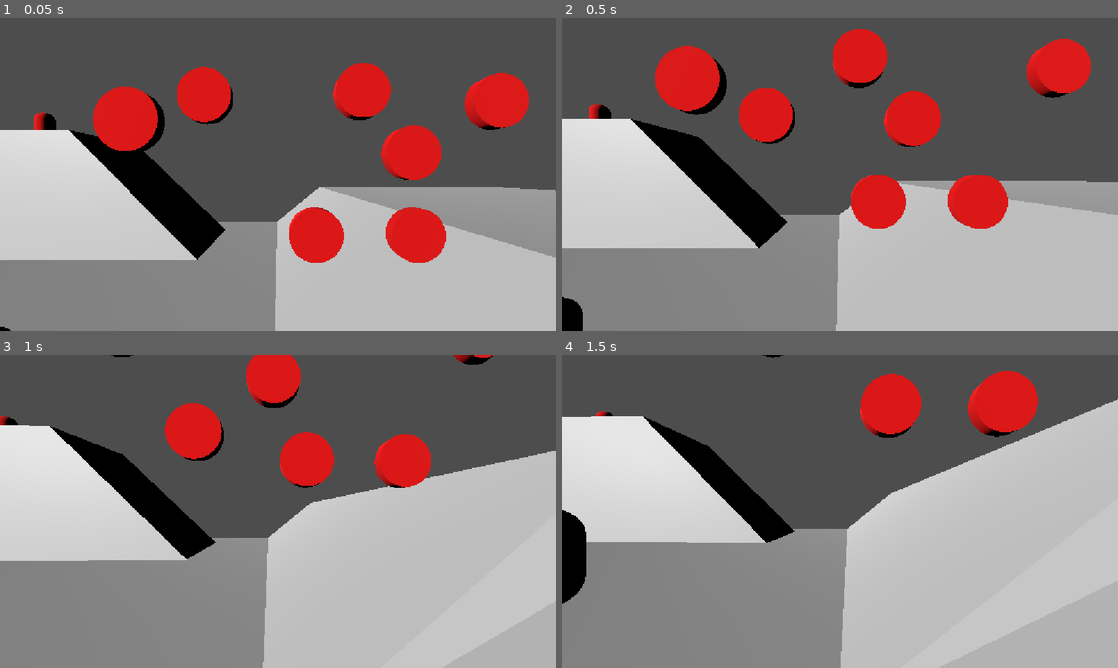
Above: before the commit, frames 1-4 (two rows, left to right).
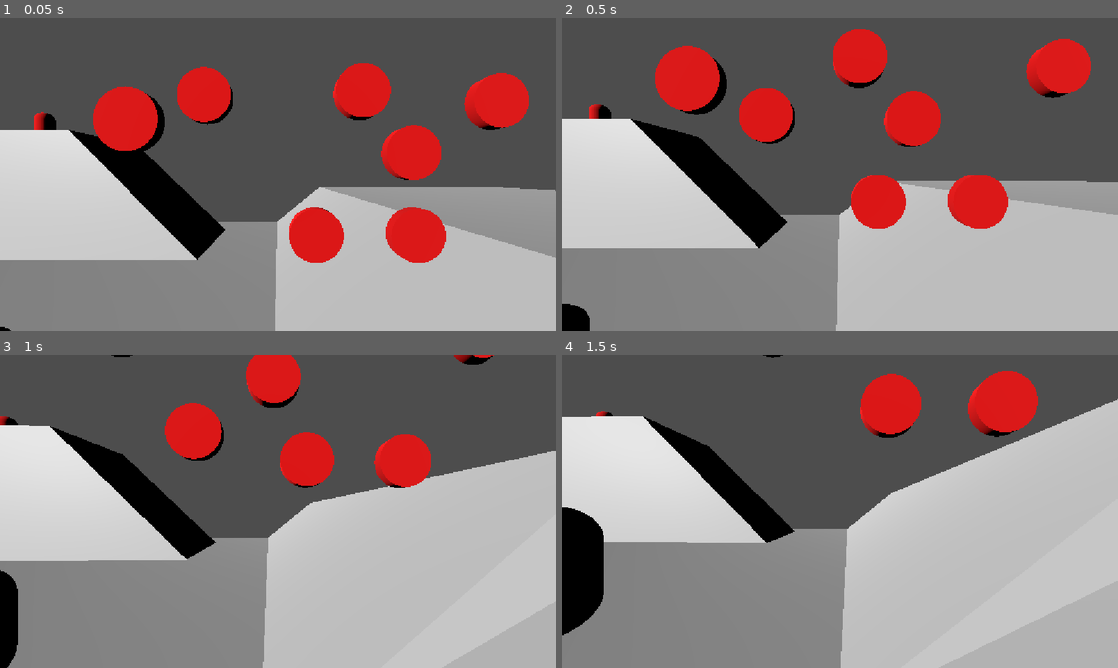
Above: after the commit, the same moments.

Repository: flowerFawn/unnamed-narrative-fps
Game: Godot game, scene res://prototyping/prototype world.tscn
The game is run twice, just before and just after one commit, with the same random seed, the same clock (stepped at 60 frames per second) and the same inputs.
Inputs (mouse positions are in pixels of both pictures, inside the frame that each line leads up to):
- Up to frame 1 (0.05 s): no input
- Up to frame 2 (0.5 s): no input
- Up to frame 3 (1 s): move the mouse to (305, 511) at 0.52 s; press the mouse at (305, 511) at 0.53 s; hold W (Move Forward) from 0.53 s (still down); tap Space (Jump) at 0.77 s
- Up to frame 4 (1.5 s): keep holding W (Move Forward); move the mouse to (812, 511) at 1.27 s; release the mouse at (812, 511) at 1.28 s; tap Shift (Sprint) at 1.35 s

Frame 1 is identical in both runs. In frame 2, 0.1% of the frame differs, in the area x 0-5%, y 89-100%; in frame 3, 0.9%; in frame 4, 1.5%, in the area x 0-8%, y 48-90%.

Commit message:
Static enemy information contained in new resource
enemy type resource holds weapon and strategy use

Diff:
--- /dev/null
+++ b/enemies/enemy types/Auto Rifle Enemy.tres
@@ -0,0 +1,10 @@
+[gd_resource type="Resource" script_class="EnemyType" format=3 uid="uid://bgkyfeuow27t4"]
+
+[ext_resource type="Script" uid="uid://d2rqnjgk20ffv" path="res://enemies/enemy_type.gd" id="1_hh0ld"]
+[ext_resource type="Resource" uid="uid://d1a18glwpd3sp" path="res://weapons/resources/Auto Rifle.tres" id="2_n52j0"]
+
+[resource]
+script = ExtResource("1_hh0ld")
+weapon_type = ExtResource("2_n52j0")
+strategy_use = 3
+metadata/_custom_type_script = "uid://d2rqnjgk20ffv"
--- /dev/null
+++ b/enemies/enemy types/Pistol Enemy.tres
@@ -0,0 +1,9 @@
+[gd_resource type="Resource" script_class="EnemyType" format=3 uid="uid://b2jbp06lix7w6"]
+
+[ext_resource type="Script" uid="uid://d2rqnjgk20ffv" path="res://enemies/enemy_type.gd" id="1_a8yky"]
+[ext_resource type="Resource" uid="uid://4jr44hepu3pe" path="res://weapons/resources/Pistol.tres" id="2_sd5wk"]
+
+[resource]
+script = ExtResource("1_a8yky")
+weapon_type = ExtResource("2_sd5wk")
+metadata/_custom_type_script = "uid://d2rqnjgk20ffv"
--- /dev/null
+++ b/enemies/enemy types/Sniper Enemy.tres
@@ -0,0 +1,10 @@
+[gd_resource type="Resource" script_class="EnemyType" format=3 uid="uid://cliepflhmm776"]
+
+[ext_resource type="Script" uid="uid://d2rqnjgk20ffv" path="res://enemies/enemy_type.gd" id="1_a1yf8"]
+[ext_resource type="Resource" uid="uid://dfvb1oqrqcqxy" path="res://weapons/resources/Sniper.tres" id="2_ysye2"]
+
+[resource]
+script = ExtResource("1_a1yf8")
+weapon_type = ExtResource("2_ysye2")
+strategy_use = 4
+metadata/_custom_type_script = "uid://d2rqnjgk20ffv"
--- a/enemies/enemy.gd
+++ b/enemies/enemy.gd
@@ -24,14 +24,24 @@
 	AIRTIME,
 }
 
-
+enum StrategyUse {
+	NONE,
+	START,
+	FALLBACK,
+	BOTH,
+	FULL,
+}
+
+##Enemy type of this enemy
+@export var enemy_type:EnemyType
+
+@export_category("technical")
 ##The group of strategy points this enemy should use. Strategy points are
 ##marked points in a level which are valuable for a purpose marked in them
 ##such as cover or shooting positions. This group can be queried for information
 ##about these strategy points
 @export var strategy_points:StrategyPointGroup
-##The weapon type that this enemy uses
-@export var weapon_type:WeaponInfo
+
 
 @export_group("base")
 ##Pathfinding agent node used for this enemies pathfinding. Should always
@@ -99,7 +109,7 @@
 	setup()
 
 func setup() -> void:
-	weapon = weapon_type.create_instance()
+	weapon = enemy_type.weapon_type.create_instance()
 	desired_shooting_distance_squared = weapon.weapon_info.desired_shooting_distance ** 2
 	maximum_comfortable_distance_squared = weapon.weapon_info.maximum_comfortable_shooting_distance ** 2
 	minimum_comfortable_distance_squared = weapon.weapon_info.minimum_comfortable_shooting_distance ** 2
--- /dev/null
+++ b/enemies/enemy_type.gd
@@ -0,0 +1,7 @@
+extends Resource
+class_name EnemyType
+
+##The weapon type that this enemy uses
+@export var weapon_type:WeaponInfo
+##Type of strategy this enemy uses
+@export var strategy_use:Enemy.StrategyUse
--- a/prototyping/prototype world.tscn
+++ b/prototyping/prototype world.tscn
@@ -5,11 +5,11 @@
 [ext_resource type="PackedScene" uid="uid://diprkmfyksj10" path="res://prototyping/target.tscn" id="2_3avtf"]
 [ext_resource type="PackedScene" uid="uid://bets5diqo2jft" path="res://prototyping/placeholder arena 2.glb" id="2_8y3gp"]
 [ext_resource type="PackedScene" uid="uid://cxkbqcnn3cje0" path="res://enemies/enemy.tscn" id="4_8e06d"]
-[ext_resource type="Resource" uid="uid://4jr44hepu3pe" path="res://weapons/resources/Pistol.tres" id="6_c7o8b"]
+[ext_resource type="Resource" uid="uid://bgkyfeuow27t4" path="res://enemies/enemy types/Auto Rifle Enemy.tres" id="6_i723x"]
 [ext_resource type="Script" uid="uid://cfbv5j06c4l4j" path="res://world/strategy_point_group.gd" id="6_vpdsa"]
 [ext_resource type="Script" uid="uid://cybksx0q1t5jg" path="res://world/strategy_point.gd" id="7_8y3gp"]
-[ext_resource type="Resource" uid="uid://d1a18glwpd3sp" path="res://weapons/resources/Auto Rifle.tres" id="7_i723x"]
-[ext_resource type="Resource" uid="uid://dfvb1oqrqcqxy" path="res://weapons/resources/Sniper.tres" id="8_i723x"]
+[ext_resource type="Resource" uid="uid://b2jbp06lix7w6" path="res://enemies/enemy types/Pistol Enemy.tres" id="7_m83a0"]
+[ext_resource type="Resource" uid="uid://cliepflhmm776" path="res://enemies/enemy types/Sniper Enemy.tres" id="8_sm2w2"]
 
 [sub_resource type="Animation" id="Animation_3avtf"]
 length = 0.001
@@ -158,38 +158,44 @@
 
 [node name="Enemy" parent="." unique_id=680560556 node_paths=PackedStringArray("strategy_points", "level") instance=ExtResource("4_8e06d")]
 transform = Transform3D(1, 0, 0, 0, 1, 0, 0, 0, 1, 8.391113, 0.64182127, 2.2926025)
-strategy_points = NodePath("../Node3D")
-weapon_type = ExtResource("6_c7o8b")
+enemy_type = ExtResource("6_i723x")
+strategy_points = NodePath("../Node3D")
 level = NodePath("..")
 
 [node name="Enemy2" parent="." unique_id=139700930 node_paths=PackedStringArray("strategy_points", "level") instance=ExtResource("4_8e06d")]
 transform = Transform3D(1, 0, 0, 0, 1, 0, 0, 0, 1, 8.391113, 0.64182127, 5.652597)
-strategy_points = NodePath("../Node3D")
-weapon_type = ExtResource("6_c7o8b")
+enemy_type = ExtResource("6_i723x")
+strategy_points = NodePath("../Node3D")
+level = NodePath("..")
+
+[node name="Enemy7" parent="." unique_id=1050992944 node_paths=PackedStringArray("strategy_points", "level") instance=ExtResource("4_8e06d")]
+transform = Transform3D(1, 0, 0, 0, 1, 0, 0, 0, 1, -6.265641, -2.450615, 10.814041)
+enemy_type = ExtResource("6_i723x")
+strategy_points = NodePath("../Node3D")
 level = NodePath("..")
 
 [node name="Enemy3" parent="." unique_id=484134852 node_paths=PackedStringArray("strategy_points", "level") instance=ExtResource("4_8e06d")]
 transform = Transform3D(1, 0, 0, 0, 1, 0, 0, 0, 1, 8.391113, 0.64182127, -3.6781135)
-strategy_points = NodePath("../Node3D")
-weapon_type = ExtResource("6_c7o8b")
+enemy_type = ExtResource("7_m83a0")
+strategy_points = NodePath("../Node3D")
 level = NodePath("..")
 
 [node name="Enemy4" parent="." unique_id=1660208955 node_paths=PackedStringArray("strategy_points", "level") instance=ExtResource("4_8e06d")]
 transform = Transform3D(1, 0, 0, 0, 1, 0, 0, 0, 1, -5.526019, -2.920396, -3.6781135)
-strategy_points = NodePath("../Node3D")
-weapon_type = ExtResource("7_i723x")
+enemy_type = ExtResource("7_m83a0")
+strategy_points = NodePath("../Node3D")
 level = NodePath("..")
 
 [node name="Enemy5" parent="." unique_id=874814355 node_paths=PackedStringArray("strategy_points", "level") instance=ExtResource("4_8e06d")]
 transform = Transform3D(1, 0, 0, 0, 1, 0, 0, 0, 1, -16.089836, -2.920396, -0.20543432)
-strategy_points = NodePath("../Node3D")
-weapon_type = ExtResource("7_i723x")
+enemy_type = ExtResource("7_m83a0")
+strategy_points = NodePath("../Node3D")
 level = NodePath("..")
 
 [node name="Enemy6" parent="." unique_id=2030660698 node_paths=PackedStringArray("strategy_points", "level") instance=ExtResource("4_8e06d")]
 transform = Transform3D(1, 0, 0, 0, 1, 0, 0, 0, 1, -16.089836, 4.0948534, -14.119246)
-strategy_points = NodePath("../Node3D")
-weapon_type = ExtResource("8_i723x")
+enemy_type = ExtResource("8_sm2w2")
+strategy_points = NodePath("../Node3D")
 level = NodePath("..")
 
 [node name="Node3D" type="Node3D" parent="." unique_id=1383317547 node_paths=PackedStringArray("level")]
Not shown, added: enemies/enemy_type.gd.uid
